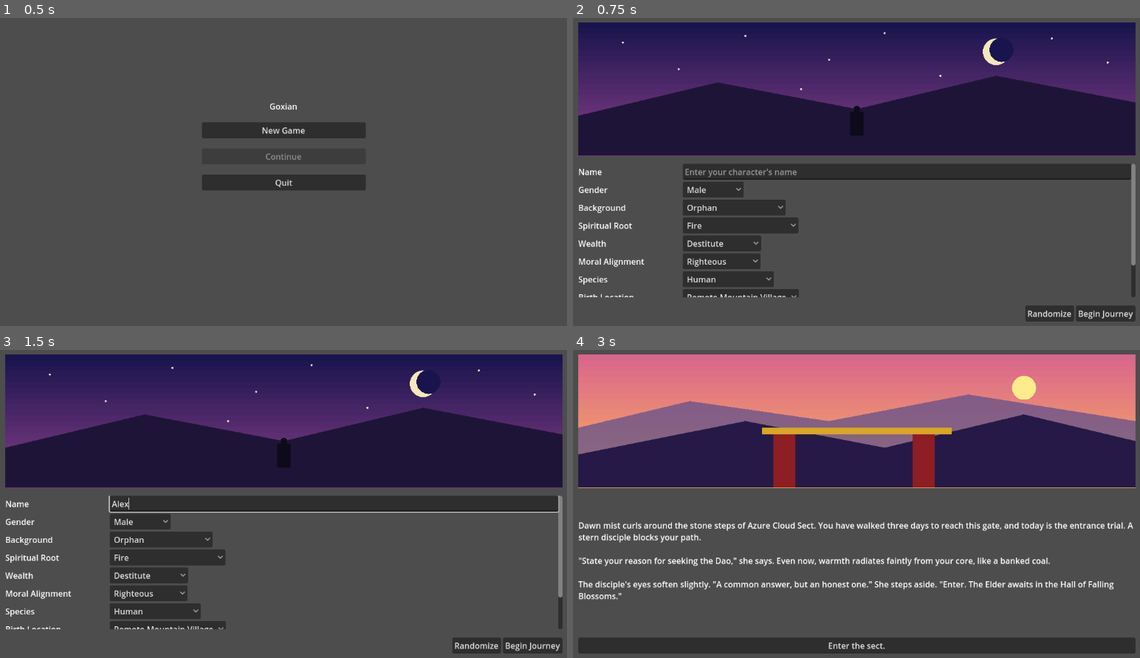
Above: before the commit, frames 1-4 (two rows, left to right).
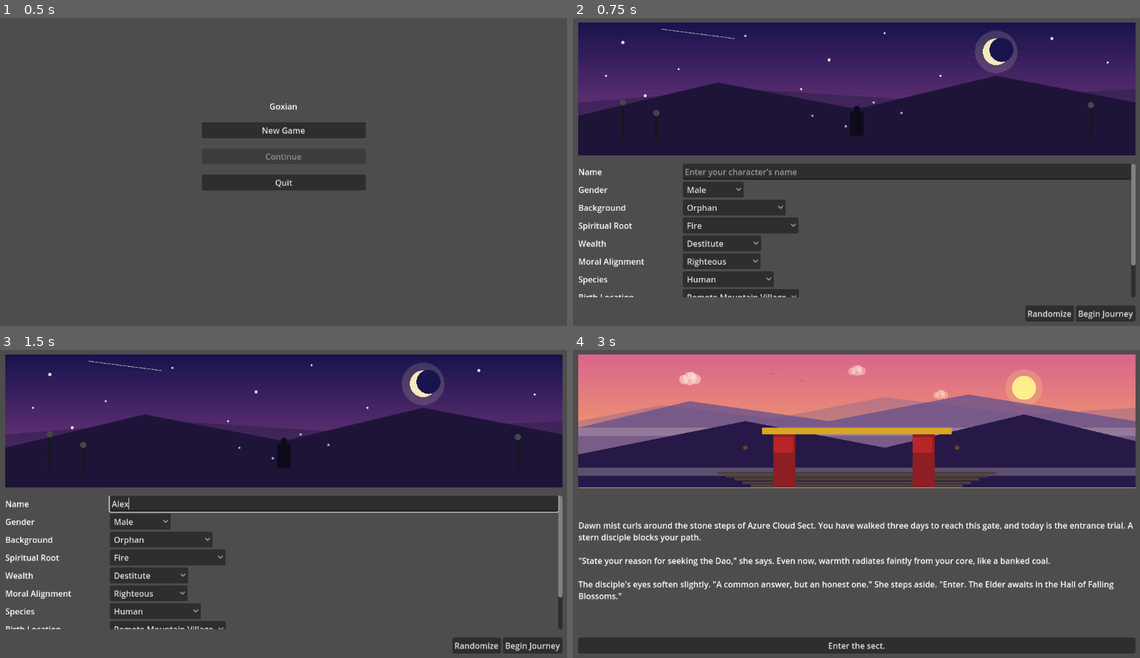
Above: after the commit, the same moments.

Repository: jgyy/goxian
Game: Godot game, scene res://scenes/main_menu.tscn
The game is run twice, just before and just after one commit, with the same random seed, the same clock (stepped at 60 frames per second) and the same inputs.
Inputs (mouse positions are in pixels of both pictures, inside the frame that each line leads up to):
- Up to frame 1 (0.5 s): no input
- Up to frame 2 (0.75 s): click "New Game" at 0.5 s
- Up to frame 3 (1.5 s): click (334, 504) at 1.27 s; type "Alex" at 1.35 s
- Up to frame 4 (3 s): click "Begin Journey" at 2 s; click "'I seek strength to protect t…" at 2.75 s

Frame 1 is identical in both runs. In frame 2, 1.4% of the frame differs, in the area x 0-100%, y 3-41%; in frame 3, 1.4%; in frame 4, 5.8%, in the area x 0-100%, y 5-45%.

Commit message:
Significantly enrich procedural backdrop art
Adds layered detail across all three backdrops: drifting clouds,
birds, mist bands, hanging lanterns, banners, incense smoke, stone
steps, and roof ornamentation for mountain_gate/sect_hall, plus
extra stars, a shooting star, bamboo silhouettes, and floating
spirit motes for character_creation. Fixes a draw_line() call in
_draw_bird that was missing its color argument.

Co-Authored-By: Claude Sonnet 5 <noreply@anthropic.com>

Diff:
--- a/scenes/scene_art.gd
+++ b/scenes/scene_art.gd
@@ -29,9 +29,62 @@
 		var h := size.y / band_count + 1.0
 		draw_rect(Rect2(Vector2(0, y), Vector2(size.x, h)), c)
 
+func _draw_cloud(center: Vector2, scale: float, color: Color) -> void:
+	draw_circle(center, scale * 1.0, color)
+	draw_circle(center + Vector2(scale * 0.9, scale * 0.1), scale * 0.75, color)
+	draw_circle(center + Vector2(-scale * 0.9, scale * 0.15), scale * 0.7, color)
+	draw_circle(center + Vector2(scale * 0.3, -scale * 0.4), scale * 0.6, color)
+
+func _draw_bird(center: Vector2, scale: float, color: Color) -> void:
+	draw_line(center, center + Vector2(-scale, -scale * 0.6), color, scale * 0.08, false)
+	draw_line(center, center + Vector2(scale, -scale * 0.6), color, scale * 0.08, false)
+
+func _draw_lantern(center: Vector2, scale: float, glow_color: Color) -> void:
+	draw_line(center - Vector2(0, scale * 1.4), center - Vector2(0, scale * 0.6), Color(0.2, 0.15, 0.1), 1.5)
+	draw_circle(center, scale * 0.55, glow_color)
+	draw_circle(center, scale * 0.55, Color(0.15, 0.05, 0.05, 0.6))
+	draw_rect(Rect2(center - Vector2(scale * 0.08, scale * 0.55), Vector2(scale * 0.16, scale * 1.1)), Color(0.15, 0.05, 0.05, 0.5))
+
+func _draw_mist_band(size: Vector2, y_ratio: float, height_ratio: float, color: Color) -> void:
+	draw_rect(Rect2(Vector2(0, size.y * y_ratio), Vector2(size.x, size.y * height_ratio)), color)
+
+func _draw_bamboo(base: Vector2, height: float, color: Color) -> void:
+	draw_line(base, base - Vector2(0, height), color, 4.0)
+	var segments := 4
+	for i in range(1, segments):
+		var y := base.y - height * (float(i) / segments)
+		draw_line(Vector2(base.x - 4, y), Vector2(base.x + 4, y), color.darkened(0.2), 2.0)
+	draw_circle(base - Vector2(0, height), 6.0, color.lightened(0.2))
+
 func _draw_mountain_gate(size: Vector2) -> void:
 	_draw_sky_gradient(size, Color(0.85, 0.4, 0.55), Color(1.0, 0.72, 0.35))
-	draw_circle(Vector2(size.x * 0.8, size.y * 0.25), size.y * 0.09, Color(1.0, 0.95, 0.55, 0.95))
+
+	# Sun disc with soft halo
+	var sun_center := Vector2(size.x * 0.8, size.y * 0.25)
+	draw_circle(sun_center, size.y * 0.14, Color(1.0, 0.85, 0.5, 0.25))
+	draw_circle(sun_center, size.y * 0.09, Color(1.0, 0.95, 0.55, 0.95))
+
+	# Drifting clouds
+	_draw_cloud(Vector2(size.x * 0.2, size.y * 0.18), size.y * 0.05, Color(1.0, 0.9, 0.85, 0.55))
+	_draw_cloud(Vector2(size.x * 0.5, size.y * 0.12), size.y * 0.04, Color(1.0, 0.9, 0.85, 0.45))
+	_draw_cloud(Vector2(size.x * 0.65, size.y * 0.3), size.y * 0.035, Color(1.0, 0.85, 0.8, 0.4))
+
+	# A pair of distant birds
+	_draw_bird(Vector2(size.x * 0.35, size.y * 0.15), size.y * 0.02, Color(0.2, 0.1, 0.15, 0.8))
+	_draw_bird(Vector2(size.x * 0.4, size.y * 0.2), size.y * 0.015, Color(0.2, 0.1, 0.15, 0.7))
+
+	# Far mountain silhouette
+	var far_points := PackedVector2Array([
+		Vector2(0, size.y * 0.5),
+		Vector2(size.x * 0.15, size.y * 0.38),
+		Vector2(size.x * 0.35, size.y * 0.48),
+		Vector2(size.x * 0.55, size.y * 0.32),
+		Vector2(size.x * 0.8, size.y * 0.45),
+		Vector2(size.x, size.y * 0.4),
+		Vector2(size.x, size.y),
+		Vector2(0, size.y)
+	])
+	draw_colored_polygon(far_points, Color(0.55, 0.4, 0.55, 0.45))
 
 	var back_points := PackedVector2Array([
 		Vector2(0, size.y * 0.55),
@@ -44,6 +97,9 @@
 	])
 	draw_colored_polygon(back_points, Color(0.35, 0.3, 0.55, 0.7))
 
+	# Mist band between the mountain layers
+	_draw_mist_band(size, 0.55, 0.06, Color(1.0, 0.95, 0.9, 0.2))
+
 	var front_points := PackedVector2Array([
 		Vector2(0, size.y * 0.75),
 		Vector2(size.x * 0.3, size.y * 0.5),
@@ -55,6 +111,16 @@
 	])
 	draw_colored_polygon(front_points, Color(0.15, 0.1, 0.28))
 
+	# Ground mist rolling at the base
+	_draw_mist_band(size, 0.85, 0.06, Color(1.0, 0.95, 0.9, 0.25))
+
+	# Stone steps leading to the gate
+	for i in range(5):
+		var step_y := size.y * (0.88 + i * 0.024)
+		var step_w := size.x * (0.5 - i * 0.03)
+		draw_rect(Rect2(Vector2(size.x * 0.5 - step_w * 0.5, step_y), Vector2(step_w, size.y * 0.02)), Color(0.3, 0.25, 0.22))
+
+	# Gate pillars with banners
 	var pillar_w := size.x * 0.04
 	var pillar_h := size.y * 0.4
 	var pillar_y := size.y - pillar_h
@@ -62,10 +128,41 @@
 	draw_rect(Rect2(Vector2(size.x * 0.6, pillar_y), Vector2(pillar_w, pillar_h)), Color(0.55, 0.12, 0.14))
 	draw_rect(Rect2(Vector2(size.x * 0.33, pillar_y - size.y * 0.05), Vector2(size.x * 0.34, size.y * 0.05)), Color(0.85, 0.65, 0.15))
 
+	# Hanging banners on each pillar
+	draw_rect(Rect2(Vector2(size.x * 0.35, pillar_y + size.y * 0.02), Vector2(pillar_w * 0.9, size.y * 0.12)), Color(0.75, 0.15, 0.15, 0.85))
+	draw_rect(Rect2(Vector2(size.x * 0.6, pillar_y + size.y * 0.02), Vector2(pillar_w * 0.9, size.y * 0.12)), Color(0.75, 0.15, 0.15, 0.85))
+
+	# Small lanterns flanking the gate
+	_draw_lantern(Vector2(size.x * 0.3, pillar_y + size.y * 0.1), size.y * 0.03, Color(1.0, 0.7, 0.3, 0.9))
+	_draw_lantern(Vector2(size.x * 0.68, pillar_y + size.y * 0.1), size.y * 0.03, Color(1.0, 0.7, 0.3, 0.9))
+
 func _draw_sect_hall(size: Vector2) -> void:
 	_draw_sky_gradient(size, Color(0.55, 0.35, 0.75), Color(1.0, 0.75, 0.45))
+
+	_draw_cloud(Vector2(size.x * 0.15, size.y * 0.15), size.y * 0.045, Color(1.0, 0.85, 0.9, 0.5))
+	_draw_cloud(Vector2(size.x * 0.85, size.y * 0.2), size.y * 0.04, Color(1.0, 0.85, 0.9, 0.45))
+
+	# Floor with subtle tile lines
 	draw_rect(Rect2(Vector2(0, size.y * 0.8), Vector2(size.x, size.y * 0.2)), Color(0.4, 0.25, 0.5))
-
+	for i in range(8):
+		var lx := size.x * (float(i) / 8.0)
+		draw_line(Vector2(lx, size.y * 0.8), Vector2(lx, size.y), Color(0.3, 0.18, 0.38, 0.6), 1.5)
+
+	# Distant secondary rooftops peeking behind the main hall
+	var side_roof_points := PackedVector2Array([
+		Vector2(size.x * 0.02, size.y * 0.52),
+		Vector2(size.x * 0.14, size.y * 0.38),
+		Vector2(size.x * 0.26, size.y * 0.52)
+	])
+	draw_colored_polygon(side_roof_points, Color(0.45, 0.15, 0.2, 0.75))
+	var side_roof_points_r := PackedVector2Array([
+		Vector2(size.x * 0.74, size.y * 0.52),
+		Vector2(size.x * 0.86, size.y * 0.38),
+		Vector2(size.x * 0.98, size.y * 0.52)
+	])
+	draw_colored_polygon(side_roof_points_r, Color(0.45, 0.15, 0.2, 0.75))
+
+	# Main hall roof (pagoda-style)
 	var roof_points := PackedVector2Array([
 		Vector2(size.x * 0.1, size.y * 0.45),
 		Vector2(size.x * 0.5, size.y * 0.15),
@@ -75,31 +172,67 @@
 		Vector2(size.x * 0.25, size.y * 0.45)
 	])
 	draw_colored_polygon(roof_points, Color(0.6, 0.1, 0.15))
+
+	# Roof ridge highlight and upturned eave tips
+	draw_line(Vector2(size.x * 0.5, size.y * 0.15), Vector2(size.x * 0.5, size.y * 0.3), Color(0.85, 0.65, 0.2), 3.0)
+	draw_circle(Vector2(size.x * 0.1, size.y * 0.45), 5.0, Color(0.85, 0.65, 0.2))
+	draw_circle(Vector2(size.x * 0.9, size.y * 0.45), 5.0, Color(0.85, 0.65, 0.2))
+
+	# Hall body with a doorway
 	draw_rect(Rect2(Vector2(size.x * 0.2, size.y * 0.45), Vector2(size.x * 0.6, size.y * 0.35)), Color(0.75, 0.35, 0.2))
-
+	draw_rect(Rect2(Vector2(size.x * 0.46, size.y * 0.6), Vector2(size.x * 0.08, size.y * 0.2)), Color(0.2, 0.08, 0.06))
+
+	# Pillars
 	for i in range(3):
 		var px := size.x * (0.28 + i * 0.22)
 		draw_rect(Rect2(Vector2(px, size.y * 0.5), Vector2(size.x * 0.03, size.y * 0.3)), Color(0.85, 0.65, 0.2))
 
+	# Hanging lanterns along the eaves
+	_draw_lantern(Vector2(size.x * 0.3, size.y * 0.47), size.y * 0.025, Color(1.0, 0.8, 0.4, 0.9))
+	_draw_lantern(Vector2(size.x * 0.5, size.y * 0.44), size.y * 0.025, Color(1.0, 0.8, 0.4, 0.9))
+	_draw_lantern(Vector2(size.x * 0.7, size.y * 0.47), size.y * 0.025, Color(1.0, 0.8, 0.4, 0.9))
+
+	# Incense smoke curling near the doorway
+	for i in range(4):
+		var t := float(i) / 4.0
+		draw_circle(Vector2(size.x * 0.5 + sin(t * 6.0) * 4.0, size.y * (0.6 - t * 0.1)), 2.5 - t * 1.5, Color(0.9, 0.9, 0.9, 0.3 - t * 0.05))
+
 func _draw_character_creation(size: Vector2) -> void:
 	_draw_sky_gradient(size, Color(0.1, 0.08, 0.3), Color(0.55, 0.25, 0.55))
 
 	# Crescent moon (drawn as a bright disc with a shadow disc offset to carve the crescent look)
 	var moon_center := Vector2(size.x * 0.75, size.y * 0.22)
 	var moon_radius := size.y * 0.1
+	draw_circle(moon_center, moon_radius * 1.6, Color(1.0, 0.95, 0.8, 0.15))
 	draw_circle(moon_center, moon_radius, Color(1.0, 0.95, 0.75, 0.95))
 	draw_circle(moon_center + Vector2(moon_radius * 0.4, -moon_radius * 0.15), moon_radius * 0.9, Color(0.1, 0.08, 0.3, 1.0))
 
-	# Scattered stars
+	# Scattered stars, plus a few brighter "twinkle" stars
 	var star_positions := PackedVector2Array([
 		Vector2(0.08, 0.15), Vector2(0.18, 0.35), Vector2(0.3, 0.1),
 		Vector2(0.45, 0.28), Vector2(0.55, 0.08), Vector2(0.65, 0.4),
-		Vector2(0.85, 0.12), Vector2(0.95, 0.3), Vector2(0.4, 0.5)
-	])
-	for star in star_positions:
-		draw_circle(Vector2(size.x * star.x, size.y * star.y), 2.0, Color(1.0, 1.0, 0.9, 0.85))
-
-	# Distant mountain silhouette
+		Vector2(0.85, 0.12), Vector2(0.95, 0.3), Vector2(0.4, 0.5),
+		Vector2(0.12, 0.55), Vector2(0.25, 0.62), Vector2(0.05, 0.4)
+	])
+	for i in star_positions.size():
+		var star = star_positions[i]
+		var r := 2.0 if i % 3 != 0 else 3.0
+		draw_circle(Vector2(size.x * star.x, size.y * star.y), r, Color(1.0, 1.0, 0.9, 0.85))
+
+	# A faint shooting star streak
+	draw_line(Vector2(size.x * 0.15, size.y * 0.05), Vector2(size.x * 0.28, size.y * 0.12), Color(1.0, 1.0, 0.9, 0.5), 1.5)
+
+	# Distant mountain silhouette, layered
+	var far_mountain_points := PackedVector2Array([
+		Vector2(0, size.y * 0.6),
+		Vector2(size.x * 0.3, size.y * 0.5),
+		Vector2(size.x * 0.6, size.y * 0.58),
+		Vector2(size.x, size.y * 0.5),
+		Vector2(size.x, size.y),
+		Vector2(0, size.y)
+	])
+	draw_colored_polygon(far_mountain_points, Color(0.18, 0.12, 0.3, 0.6))
+
 	var mountain_points := PackedVector2Array([
 		Vector2(0, size.y * 0.7),
 		Vector2(size.x * 0.25, size.y * 0.45),
@@ -111,6 +244,18 @@
 	])
 	draw_colored_polygon(mountain_points, Color(0.12, 0.08, 0.22))
 
+	# A cluster of bamboo silhouettes framing the scene
+	_draw_bamboo(Vector2(size.x * 0.08, size.y * 0.88), size.y * 0.28, Color(0.08, 0.1, 0.12))
+	_draw_bamboo(Vector2(size.x * 0.14, size.y * 0.9), size.y * 0.22, Color(0.08, 0.1, 0.12))
+	_draw_bamboo(Vector2(size.x * 0.92, size.y * 0.88), size.y * 0.26, Color(0.08, 0.1, 0.12))
+
+	# Fireflies / floating spirit motes drifting near the figure
+	var motes := PackedVector2Array([
+		Vector2(0.42, 0.7), Vector2(0.58, 0.68), Vector2(0.48, 0.78), Vector2(0.53, 0.6)
+	])
+	for m in motes:
+		draw_circle(Vector2(size.x * m.x, size.y * m.y), 2.5, Color(0.8, 0.9, 1.0, 0.7))
+
 	# A lone figure silhouette, standing at the edge, contemplating their fate
 	var figure_x := size.x * 0.5
 	var figure_base_y := size.y * 0.85
@@ -119,3 +264,5 @@
 
 func _draw_fallback(size: Vector2) -> void:
 	_draw_sky_gradient(size, Color(0.5, 0.3, 0.65), Color(0.85, 0.5, 0.55))
+	_draw_cloud(Vector2(size.x * 0.3, size.y * 0.25), size.y * 0.05, Color(1.0, 0.9, 0.9, 0.4))
+	_draw_cloud(Vector2(size.x * 0.7, size.y * 0.35), size.y * 0.04, Color(1.0, 0.9, 0.9, 0.35))
